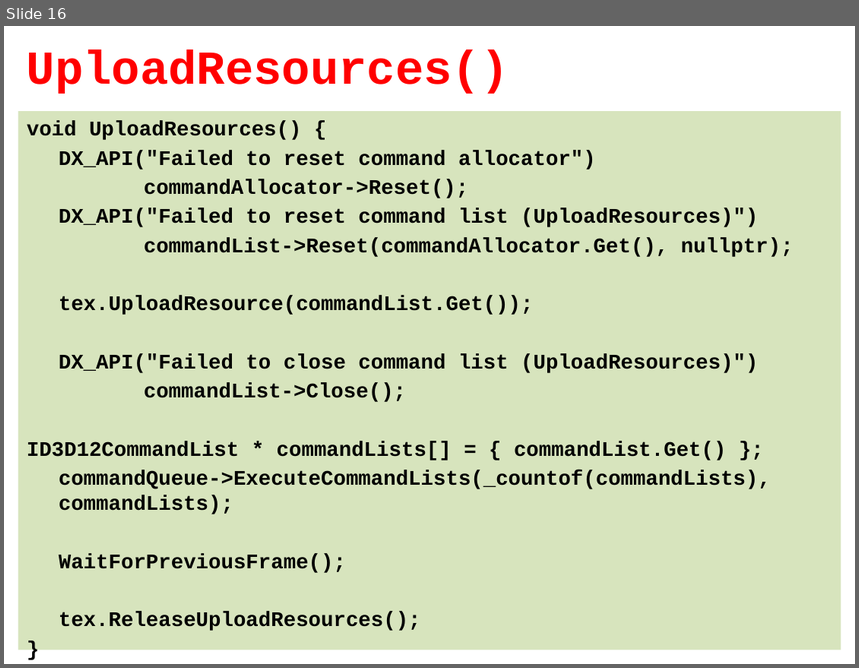
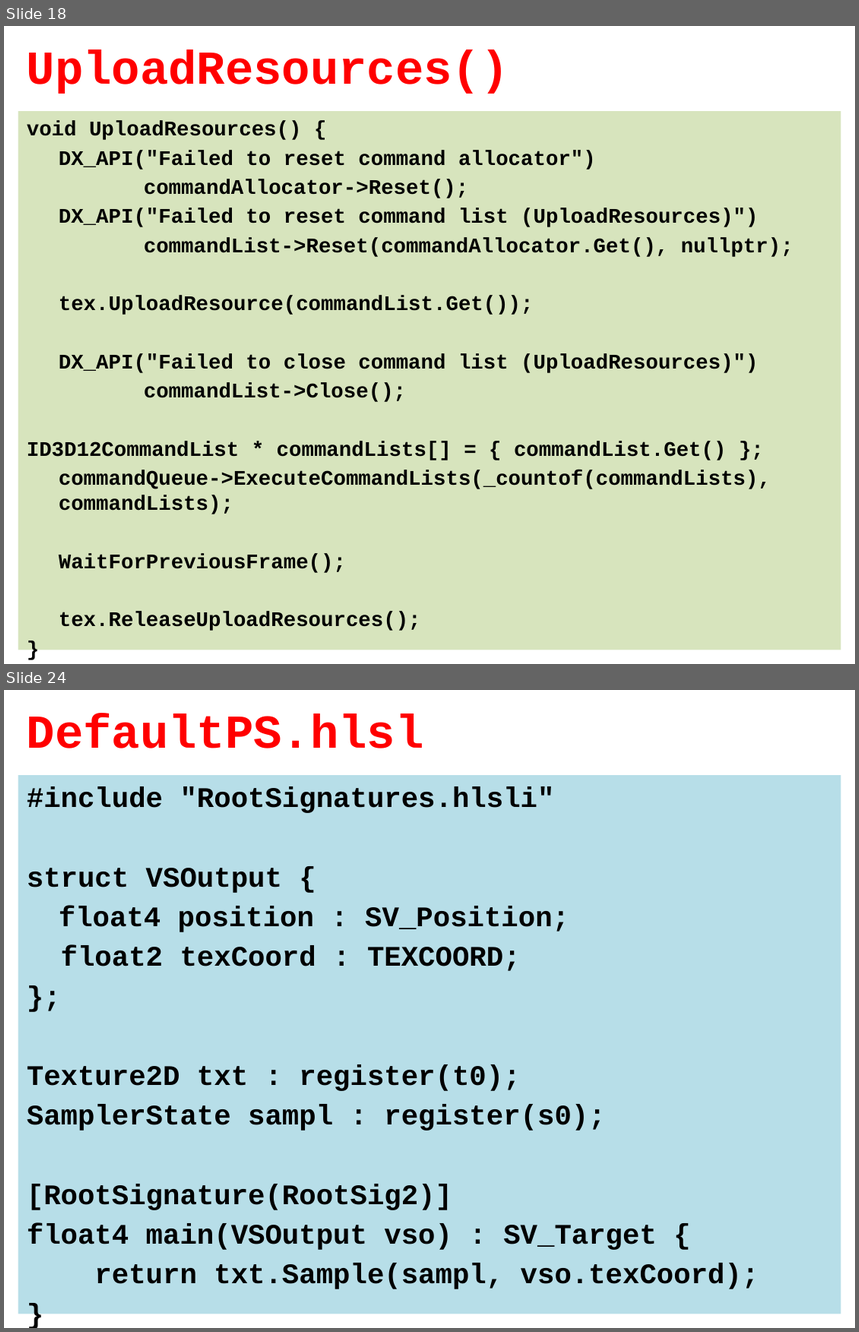
Before and after one commit to tyekx/dx12, a slide deck: Slides/ggl004-Textures.pptx. Shown one above the other, each under a label of ours: slide 16 before the commit, slides 18 and 24 after it; the slides between them are not shown. The pictures are 859x668 and 859x1332 pixels, drawn with LibreOffice and Linux fonts; fonts in the diff are those of the drawing; background and template pictures are left out. Boxes give left, top, right and bottom in pixels: in the first picture for what was removed or moved away, otherwise in the second. Text is boxed around its words. In the diff, an @@ line names an element or a change of style, - is before the commit and + after.

```diff
--- a/Slides/ggl004-Textures.pptx
+++ b/Slides/ggl004-Textures.pptx
@@ slide 24 added at bbox=[4, 690, 855, 1328], background #FFFFFF @@
@@ title added at bbox=[27, 714, 424, 749], 40 pt, text #FF0000, bold @@
+DefaultPS.hlsl
@@ text added at bbox=[18, 775, 842, 1314], fill #B7DEE8, 24 pt, text #000000, bold @@
+#include "RootSignatures.hlsli"
+struct VSOutput {
+float4 position : SV_Position;
+float2 texCoord : TEXCOORD;
+};
+Texture2D txt : register(t0);
+SamplerState sampl : register(s0);
+[RootSignature(RootSig2)]
+float4 main(VSOutput vso) : SV_Target {
+return txt.Sample(sampl, vso.texCoord);
+}
@@ what was slide 16 is now slide 18 @@
```
Also in this commit, not shown: 9 other slides added, 1 other file.
